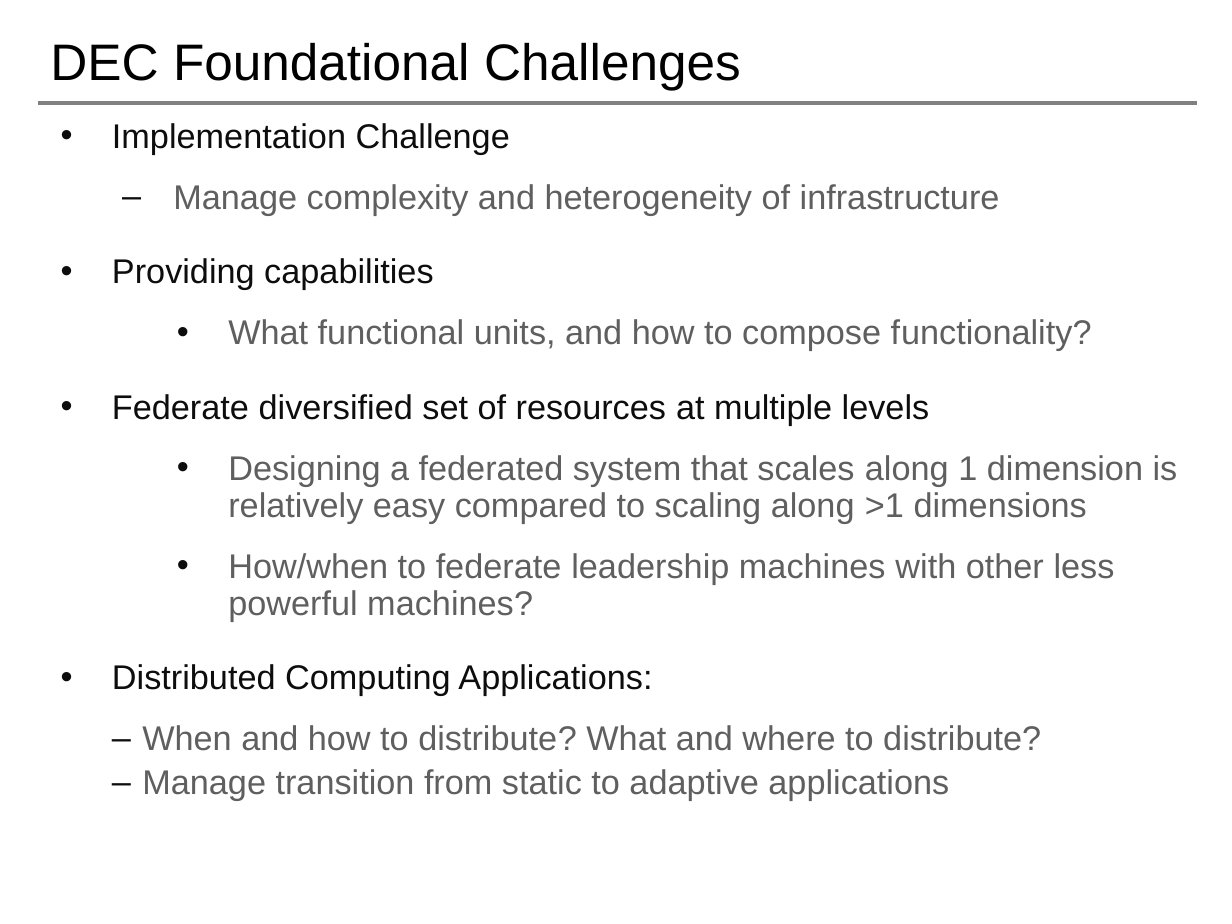
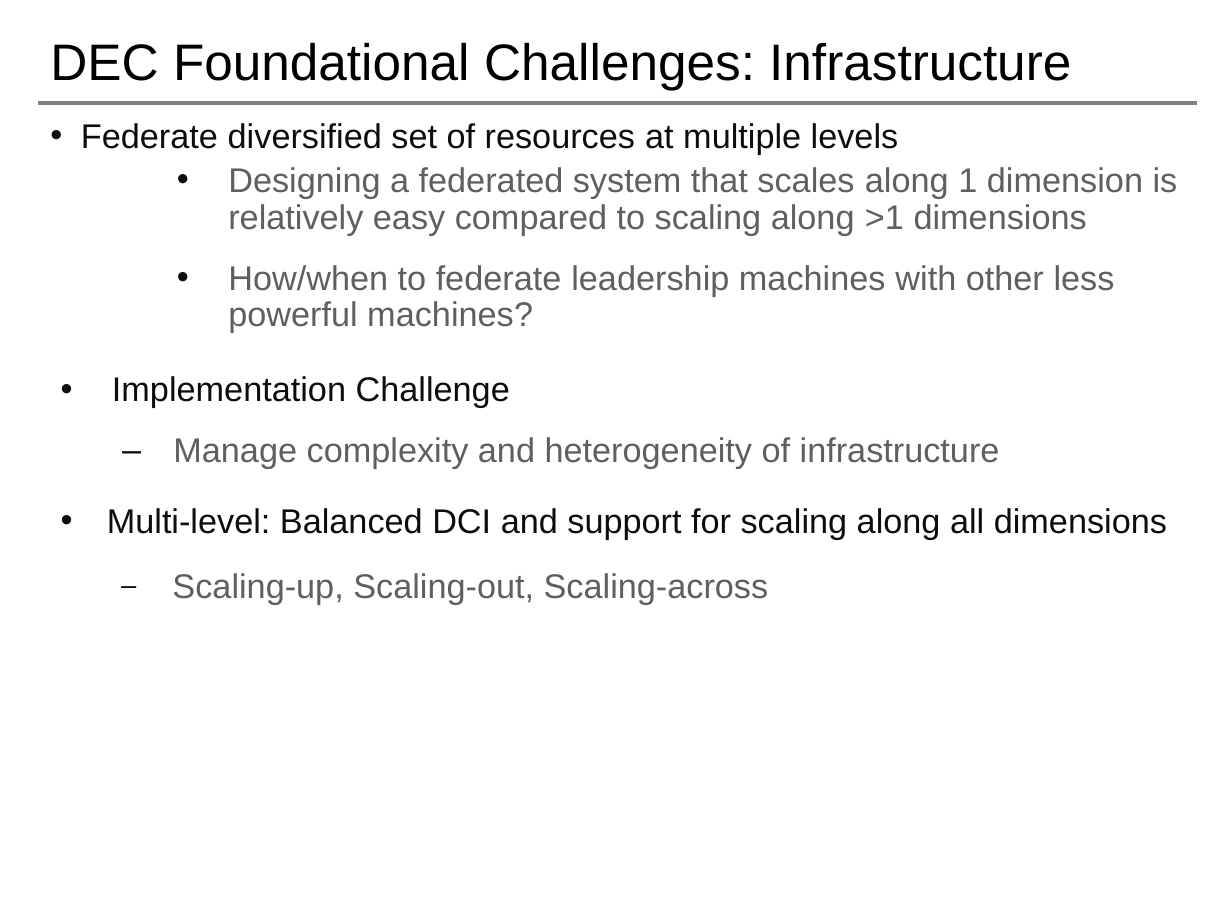
Before and after one commit to saga-project/NGMW, a slide deck: slide 6 of presentations/radical-modsim.pptx (slide 11 before the commit). Drawn at 1232x924 pixels with LibreOffice and Linux fonts; fonts in the diff are those of the drawing; background and template pictures are left out. Boxes give left, top, right and bottom in pixels: in the first picture for what was removed or moved away, otherwise in the second. Text is boxed around its words. In the diff, an @@ line names an element or a change of style, - is before the commit and + after.

```diff
--- a/presentations/radical-modsim.pptx
+++ b/presentations/radical-modsim.pptx
@@ title at [50, 42, 1071, 90]: text changed @@
-DEC Foundational Challenges
+DEC Foundational Challenges: Infrastructure
@@ text at [81, 123, 899, 154]: indent changed; less space between paragraphs @@
@@ text at [112, 123, 1092, 351]: paragraphs removed @@
-• Implementation Challenge
-  – Manage complexity and heterogeneity of infrastructure
-• Providing capabilities
-    • What functional units, and how to compose functionality?
@@ text at [107, 376, 1167, 605]: text changed @@
-• Distributed Computing Applications:
-  – When and how to distribute? What and where to distribute?
-  – Manage transition from static to adaptive applications
+• Implementation Challenge
+  – Manage complexity and heterogeneity of infrastructure
+• Multi-level: Balanced DCI and support for scaling along all dimensions
+  – Scaling-up, Scaling-out, Scaling-across
```
Also in this commit, not shown: 9 other slides changed, 1 slide removed.
